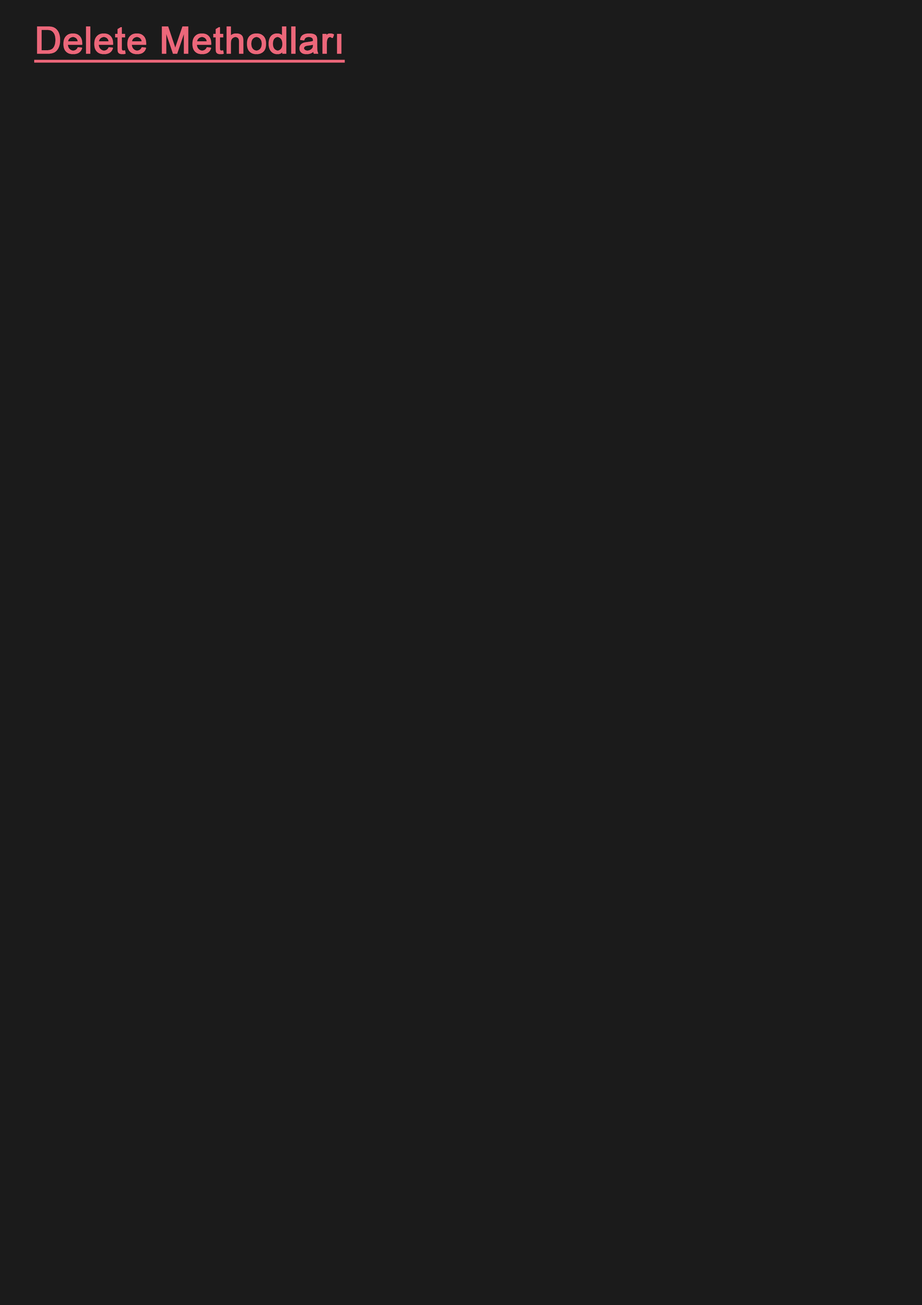
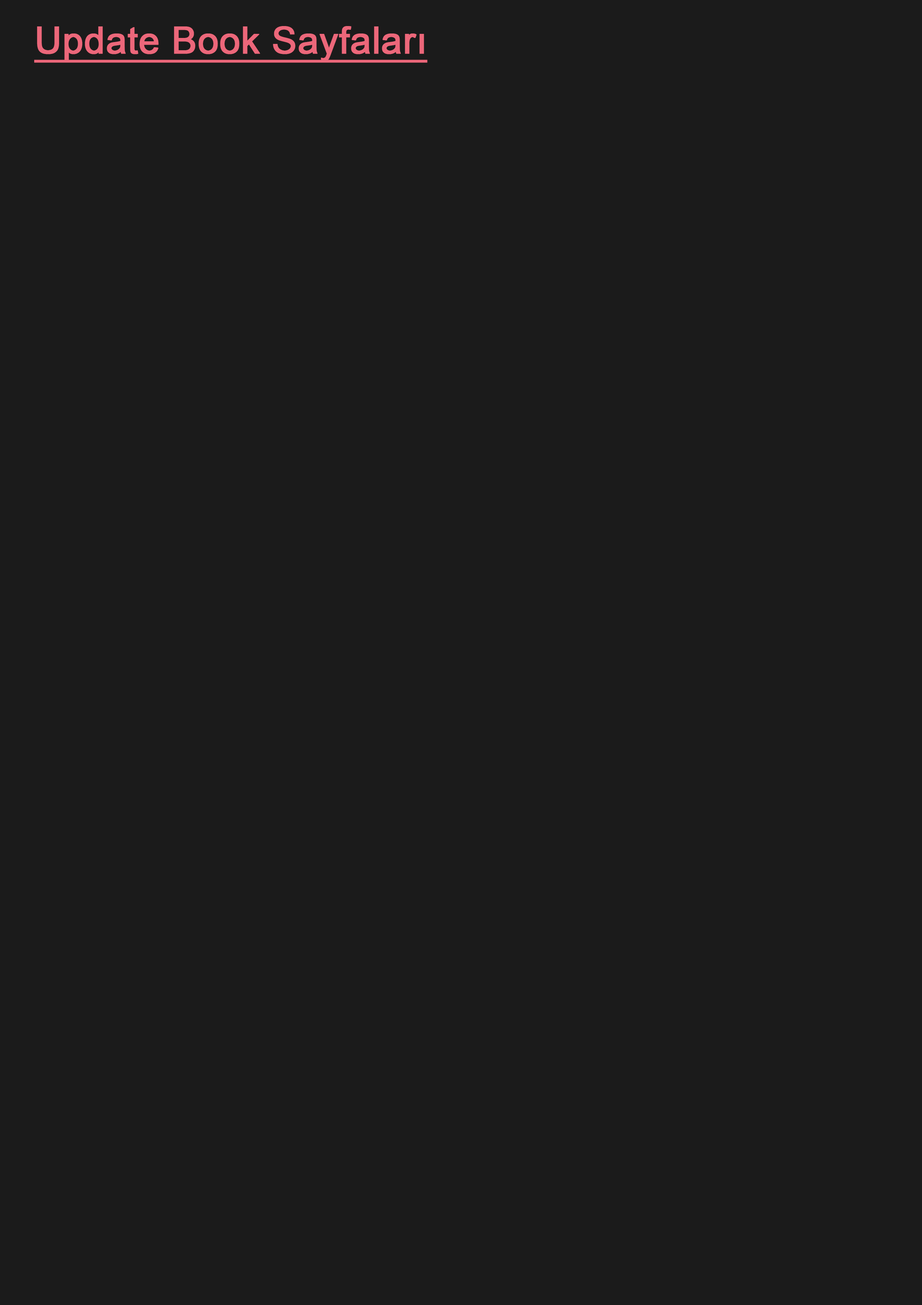
Before/after of a 922 x 1305 layered artwork. What changed in the layer stack:
renamed "Delete Methodları" to "Update Book Sayfaları", painted on it over [36, 26, 428, 63]
